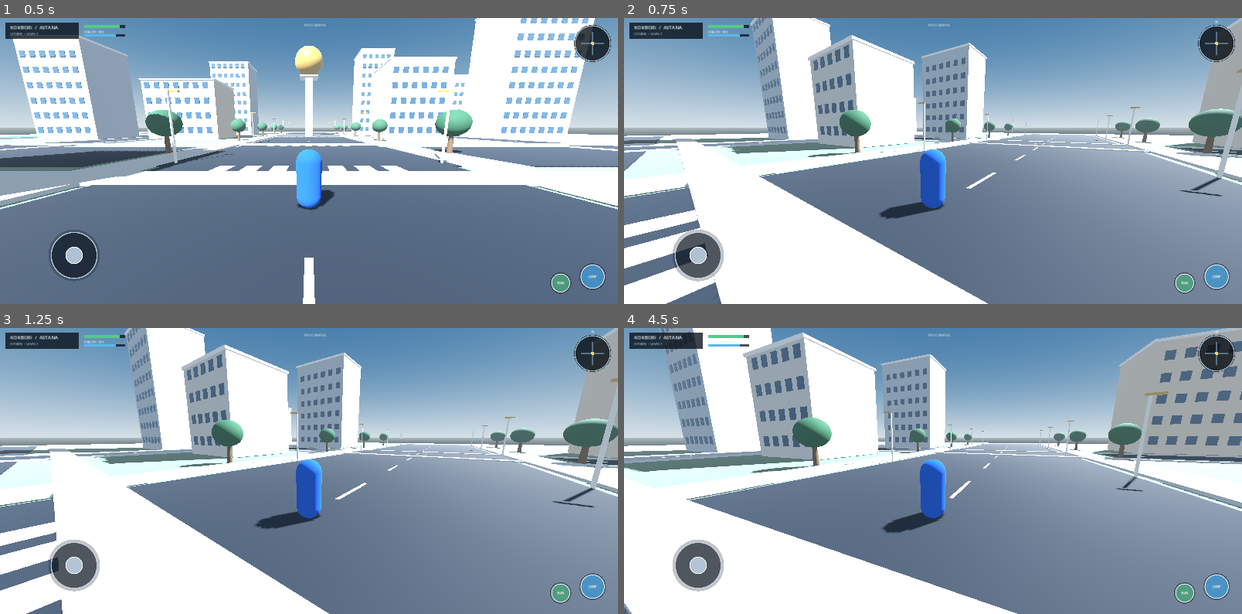
Above: before the commit, frames 1-4 (two rows, left to right).
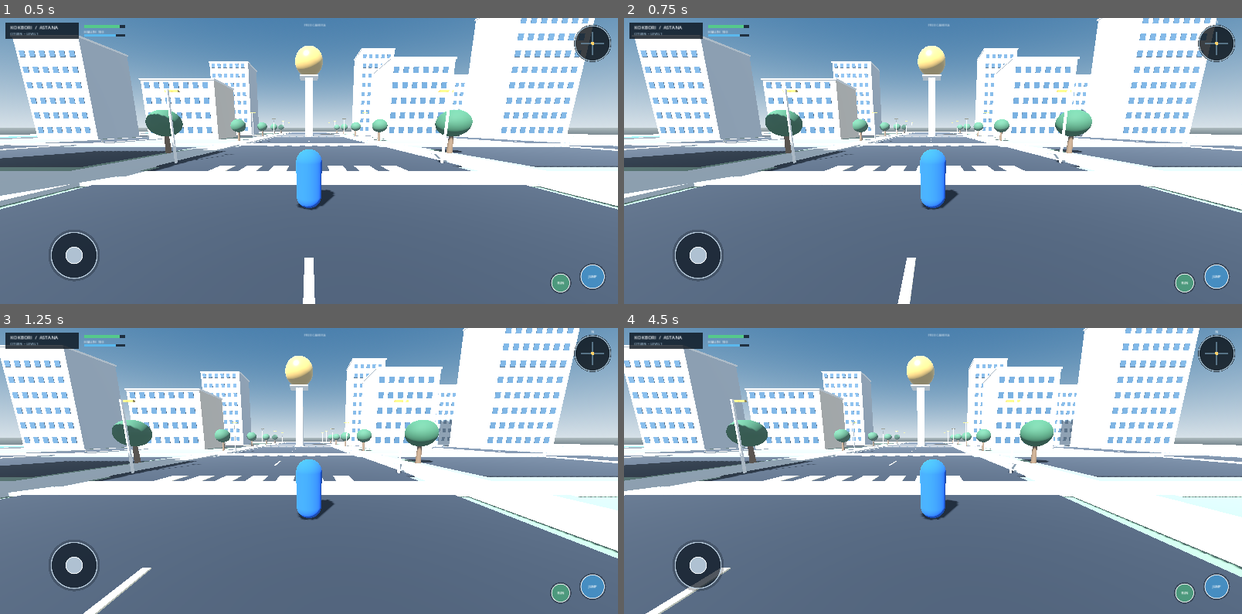
Above: after the commit, the same moments.

Repository: rizerize820-boop/Kokbori
Game: Godot game, scene res://scenes/main.tscn
Two runs of this game, one before a commit and one after it. Both use one fixed random seed, a clock stepped at 60 frames per second and the inputs below.
Inputs (mouse positions are in pixels of both pictures, inside the frame that each line leads up to):
- Up to frame 1 (0.5 s): no input
- Up to frame 2 (0.75 s): tap Enter at 0.5 s; move the mouse to (1068, 146) at 0.52 s; hold D (move_right) from 0.53 s (still down); click (1068, 146) at 0.67 s
- Up to frame 3 (1.25 s): keep holding D (move_right)
- Up to frame 4 (4.5 s): release D (move_right) at 1.25 s; drag from (809, 485) to (902, 528) at 1.27 s; tap Space at 2 s; move the mouse to (994, 408) at 2.02 s; hold D (move_right) 2.03-2.75 s; drag from (902, 528) to (747, 428) at 2.77 s; tap Enter at 3.5 s; move the mouse to (1118, 513) at 3.52 s; hold A (move_left) 3.53-4.25 s; drag from (747, 428) to (840, 399) at 4.27 s

Frame 1 is identical in both runs. In frame 2, 67% of the frame differs, in the area x 0-100%, y 0-100%; in frame 3, 65%; in frame 4, 70%.

Commit message:
Decouple camera orientation from joystick movement

Diff:
--- a/Engine/scripts/player.gd
+++ b/Engine/scripts/player.gd
@@ -63,8 +63,8 @@
 		if jump_requested:
 			velocity.y = 6.2
 	jump_requested = false
-	if direction.length() > 0.08:
-		rotation.y = lerp_angle(rotation.y, atan2(-direction.x, -direction.z), delta * 8.0)
+	# Keep the player root fixed: rotating it also rotates its child camera pivot.
+	# Camera yaw is controlled exclusively by apply_look(), never by joystick movement.
 	move_and_slide()
 
 func apply_look(screen_delta: Vector2) -> void:
